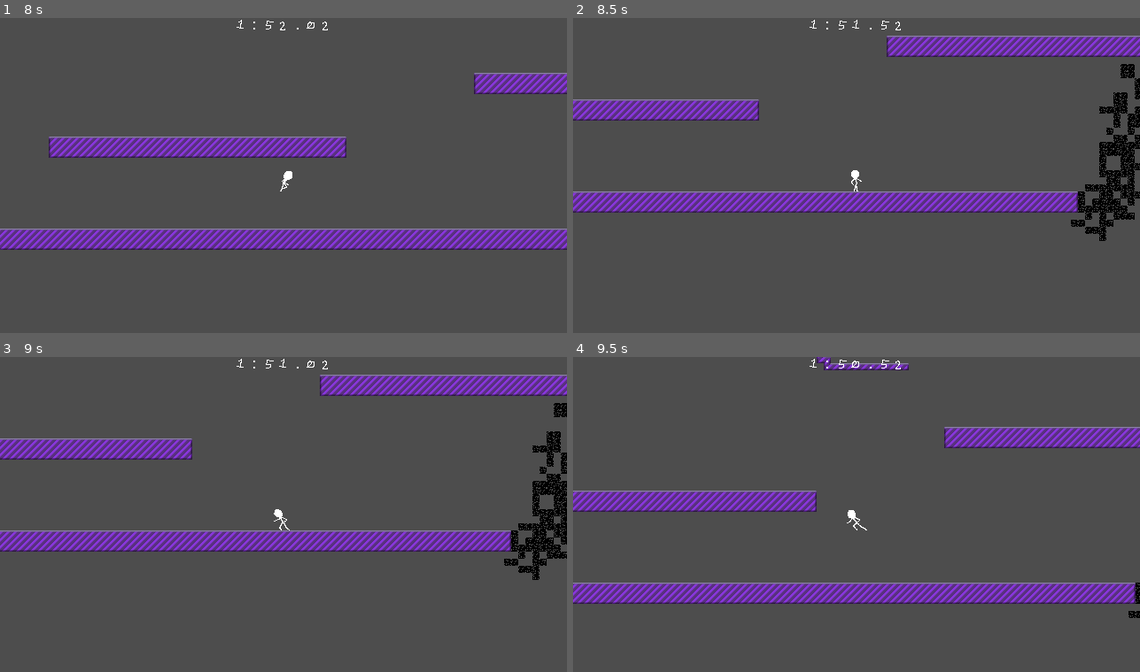
Above: before the commit, frames 1-4 (two rows, left to right).
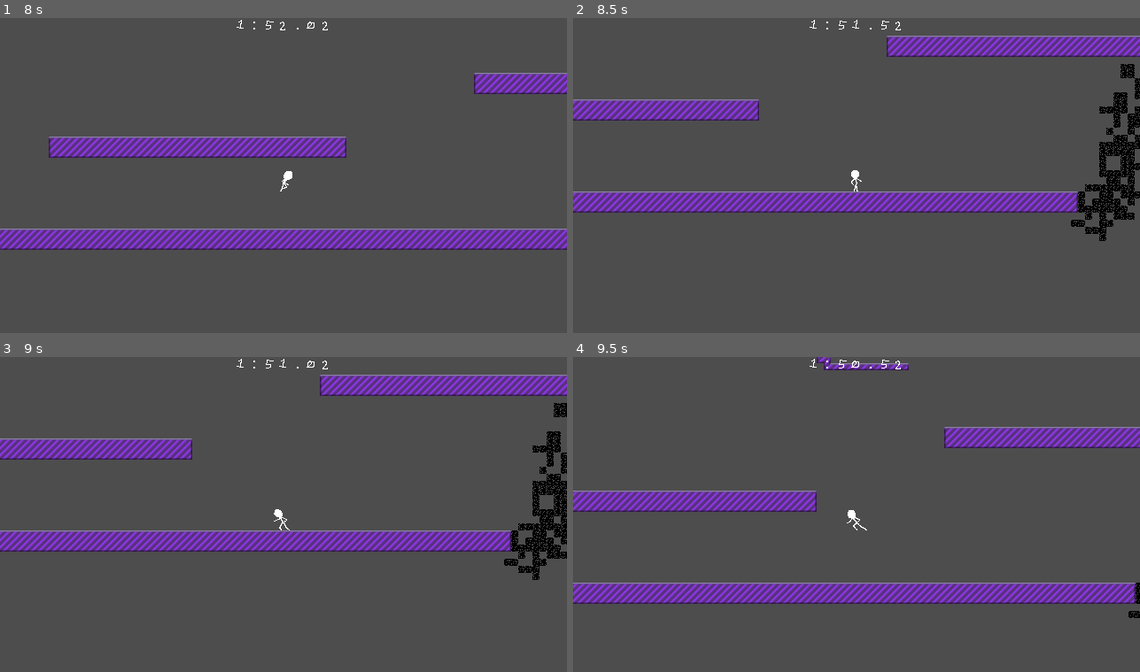
Above: after the commit, the same moments.

Repository: ncssm-mor-NyE9DoBlxs3M/platformer
Game: Godot game, scene res://Main.tscn
Same seed, same stepped clock (60 frames per second), same inputs: the game is played once before the commit and once after it.
Inputs:
- Up to frame 1 (8 s): hold Right (right) 0.53-2.03 s; tap Z (jump) at 0.77, 1.52, 3.02, 3.77, 4.52, 6.02, 6.77, 7.52 s; hold Left (left) 2.03-4.28 s; hold Right (right) from 4.28 s (still down)
- Up to frame 2 (8.5 s): release Right (right) at 8.03 s; hold Left (left) from 8.03 s (still down)
- Up to frame 3 (9 s): keep holding Left (left)
- Up to frame 4 (9.5 s): keep holding Left (left); tap Z (jump) at 9.02 s

Frame 1 is identical in both runs. In frame 2, 0.7% of the frame differs, in the area x 87-100%, y 14-69%; in frame 3, 0.6%; in frame 4, less than 0.1%.

Commit message:
death on timeout

Diff:
--- a/levels/level.gd
+++ b/levels/level.gd
@@ -9,3 +9,8 @@
 	add_child(timer)
 	timer.wait_time = level_time
 	timer.start()
+	timer.timeout.connect(time_out)
+
+func time_out() -> void:
+	timer.start()
+	$Player.die()
